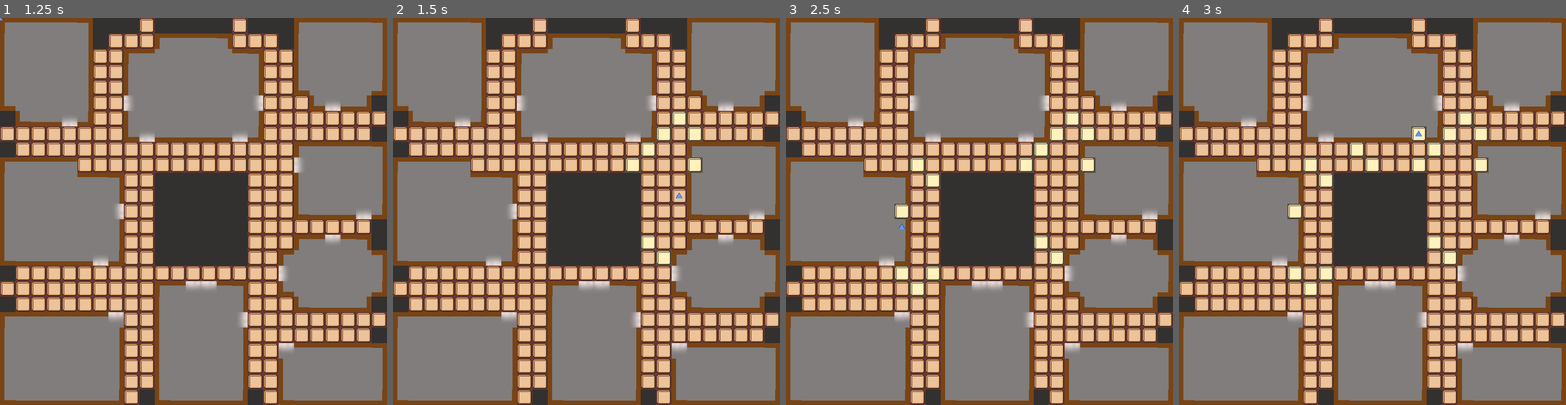
Above: before the commit, frames 1-4 (left to right).
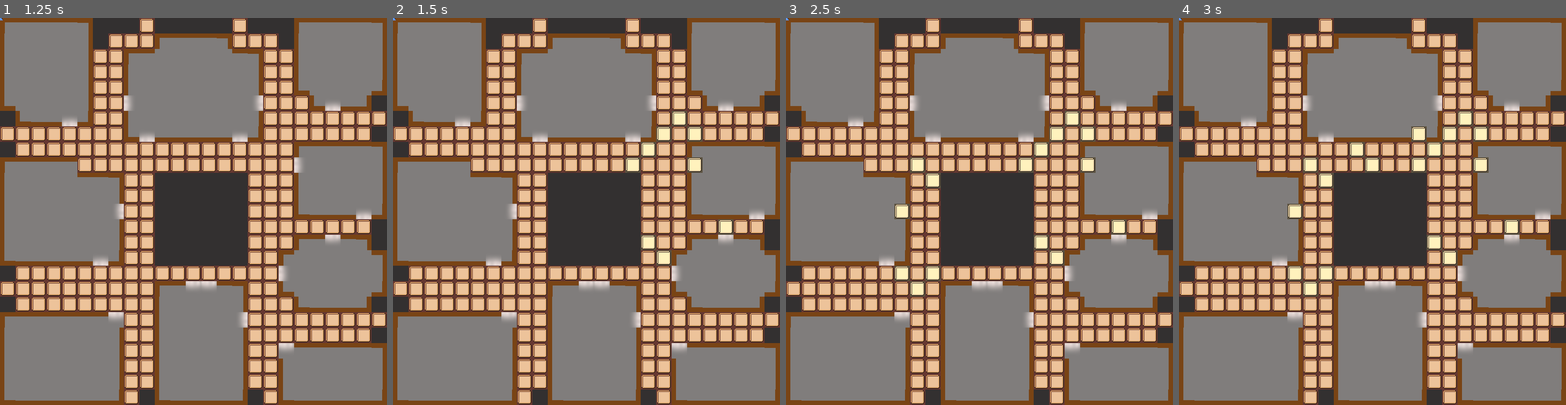
Above: after the commit, the same moments.

Repository: cmd-anurag/cluedo
Game: Godot game, scene res://main_menu.tscn
Same seed, same stepped clock (60 frames per second), same inputs: the game is played once before the commit and once after it.
Inputs (mouse positions are in pixels of both pictures, inside the frame that each line leads up to):
- Up to frame 1 (1.25 s): click "Start Game" at 0.5 s
- Up to frame 2 (1.5 s): tap Enter at 1.25 s; move the mouse to (671, 192) at 1.27 s; press the mouse at (671, 192) at 1.28 s
- Up to frame 3 (2.5 s): tap Space at 2 s; move the mouse to (902, 230) at 2.02 s; release the mouse at (902, 230) at 2.03 s; tap Middle mouse button (middle_click) at 2.1 s; click (902, 230) at 2.3 s
- Up to frame 4 (3 s): tap Enter at 2.75 s; move the mouse to (1411, 126) at 2.77 s; press the mouse at (1411, 126) at 2.78 s

Frame 1 is identical in both runs. In frame 2, 0.2% of the frame differs, in the area x 0-88%, y 0-56%; in frame 3, 0.2%; in frame 4, 0.2%.

Commit message:
refactor + basic turn based path gen

Diff:
--- /dev/null
+++ b/board/Board.gd
@@ -0,0 +1,15 @@
+extends TileMapLayer
+
+@onready var pathFinder = preload("res://board/Pathfinding.gd").new();
+signal cell_clicked(cell: Vector2i);
+
+func _input(event: InputEvent) -> void:
+	if event.is_action_pressed("mouse_left_click"):
+		var global_pos = get_global_mouse_position();
+		var cell = local_to_map(to_local(global_pos))
+		emit_signal('cell_clicked', cell);
+
+func highlight_destinations(start_cell: Vector2i, steps: int)->void:
+	var destinations = pathFinder.generate_destinations(self, start_cell, steps);
+	for cell in destinations:
+		set_cell(cell, 0, Vector2i(0,0))
--- /dev/null
+++ b/board/Pathfinding.gd
@@ -0,0 +1,41 @@
+extends Node
+
+func generate_destinations(tilemap: TileMapLayer, start: Vector2i, N: int) -> Array:
+    var queue: Array = []
+    var visited := {}
+    var results: Array = []
+    var dirs = [Vector2i(0, -1), Vector2i(0, 1), Vector2i(1, 0), Vector2i(-1, 0)]
+
+    for d in dirs:
+        var nb = start + d
+        if not is_valid(tilemap, nb): continue
+        visited[nb] = true
+        queue.append({"cell": nb, "depth": 1})
+
+    while queue.size() > 0:
+        var item = queue.pop_front()
+        var cell: Vector2i = item["cell"]
+        var depth: int = item["depth"]
+
+        var td = tilemap.get_cell_tile_data(cell)
+        if td.get_custom_data("is_door"):
+            if depth <= N:
+                results.append(cell)
+            continue
+        if depth == N:
+            results.append(cell)
+            continue
+
+        for d in dirs:
+            var nb = cell + d
+            if not is_valid(tilemap, nb) or visited.has(nb): continue
+            visited[nb] = true
+            queue.append({"cell": nb, "depth": depth + 1})
+
+    return results
+
+func is_valid(tilemap, cell: Vector2i) -> bool:
+    if cell.x < 0 or cell.y < 0 or cell.x >= 25 or cell.y >= 25:
+        return false
+    var data = tilemap.get_cell_tile_data(cell)
+    return data != null and data.get_custom_data("is_walkable")
--- a/board.tscn
+++ b/board/board.tscn
@@ -1,10 +1,10 @@
-[gd_scene load_steps=18 format=4 uid="uid://d28jw10tkoas5"]
+[gd_scene load_steps=19 format=4 uid="uid://d28jw10tkoas5"]
 
+[ext_resource type="Script" uid="uid://6lsg6g63kmbt" path="res://board/Board.gd" id="1_cjkqk"]
 [ext_resource type="Texture2D" uid="uid://m3rgu44qsug4" path="res://tiles/highlighted_cell.png" id="1_jqgjh"]
 [ext_resource type="Texture2D" uid="uid://32e7y7kg6c2o" path="res://tiles/cell.png" id="1_p0ybc"]
 [ext_resource type="Script" uid="uid://bo5ney7ic4662" path="res://camera_2d.gd" id="1_vf5bc"]
-[ext_resource type="Script" uid="uid://b4wxg0cygchqm" path="res://main_board.gd" id="2_psm7c"]
-[ext_resource type="PackedScene" uid="uid://dulb1lttgabf2" path="res://player_blue.tscn" id="3_8l818"]
+[ext_resource type="PackedScene" uid="uid://dulb1lttgabf2" path="res://player/player_blue.tscn" id="3_8l818"]
 [ext_resource type="Texture2D" uid="uid://clos81tlsl2jg" path="res://tiles/Door.png" id="3_c4ttu"]
 [ext_resource type="Texture2D" uid="uid://b2tfayfe457xx" path="res://tiles/outside.png" id="3_vf5bc"]
 [ext_resource type="Texture2D" uid="uid://buvu3wnib84qd" path="res://tiles/Room.png" id="4_mgc1s"]
@@ -77,6 +77,6 @@
 [node name="main_board" type="TileMapLayer" parent="."]
 tile_map_data = PackedByteArray("AAAAAAYAAgAAAAAAAAAAAAkACAAAAAAAAAABAAkABwAAAAAAAAACAAkABwAAAAAAAAADAAkABwAAAAAAAAAEAA …(9920 unchanged characters)…
 tile_set = SubResource("TileSet_8l818")
-script = ExtResource("2_psm7c")
+script = ExtResource("1_cjkqk")
 
 [node name="player_blue" parent="." instance=ExtResource("3_8l818")]
--- /dev/null
+++ b/game_manager.gd
@@ -0,0 +1,18 @@
+extends Node2D
+
+@onready var board = $Board/main_board
+@onready var turn_manager = $TurnManager
+@onready var player1 = $Player1
+@onready var player2 = $Player2
+
+func _ready() -> void:
+	player1.playername = "John";
+	player2.playername = "Doe";
+
+	board.cell_clicked.connect(cell_clicked_handler);
+	turn_manager.start_game([player1, player2]);
+
+func cell_clicked_handler(cell: Vector2i):
+	var current_player = turn_manager.get_current_player()
+	current_player.on_cell_clicked(board, cell)
+	turn_manager.next_turn()
--- /dev/null
+++ b/game_manager.tscn
@@ -0,0 +1,21 @@
+[gd_scene load_steps=5 format=3 uid="uid://depw103lnbvk5"]
+
+[ext_resource type="PackedScene" uid="uid://d28jw10tkoas5" path="res://board/board.tscn" id="1_70yv6"]
+[ext_resource type="Script" uid="uid://skkda8u67wlk" path="res://game_manager.gd" id="1_smx3j"]
+[ext_resource type="Script" uid="uid://dqowy2ud2jmmy" path="res://turn_manager.gd" id="3_d5upp"]
+[ext_resource type="Script" uid="uid://lowuv2ns8nkk" path="res://player/PlayerController.gd" id="3_o2178"]
+
+[node name="GameManager" type="Node2D"]
+script = ExtResource("1_smx3j")
+
+[node name="Board" parent="." instance=ExtResource("1_70yv6")]
+script = null
+
+[node name="TurnManager" type="Node" parent="."]
+script = ExtResource("3_d5upp")
+
+[node name="Player1" type="Node2D" parent="."]
+script = ExtResource("3_o2178")
+
+[node name="Player2" type="Node2D" parent="."]
+script = ExtResource("3_o2178")
--- a/main_board.gd
+++ /dev/null
@@ -1,82 +0,0 @@
-extends TileMapLayer
-
-var player : Sprite2D
-var target : Vector2
-
-func _ready() -> void:
-	player = $"../player_blue"
-
-func _input(event: InputEvent) -> void:
-	if(event.is_action_pressed("mouse_left_click")):
-		target = get_global_mouse_position()
-		print(target)
-		print(local_to_map(to_local(target)))
-
-		player.position = to_global(map_to_local(local_to_map(to_local(target))))
-
-		var start_cell = local_to_map(to_local(target))
-
-
-		var destinations = generate_destinations(start_cell, 5)
-		for cell in destinations:
-			set_cell(cell, 0, Vector2i(0,0))
-			print(cell)
-
-
-
-func generate_destinations(start: Vector2i, N: int) -> Array:
-	var queue: Array = []
-	var visited := {}
-	var results: Array = []
-
-	var dirs = [
-		Vector2i(0, -1),
-		Vector2i(0, 1),
-		Vector2i(1, 0),
-		Vector2i(-1, 0),
-	]
-
-	for d in dirs:
-		var nb = start + d
-		if nb.x < 0 or nb.y < 0 or nb.x >= 21 or nb.y >= 21:
-			continue
-
-		var td = get_cell_tile_data(nb)
-		if td == null or not td.get_custom_data("is_walkable"):
-			continue
-
-		visited[nb] = true
-		queue.append({"cell": nb, "depth": 1})
-
-	while queue.size() > 0:
-		var item = queue.pop_front()
-		var cell: Vector2i = item["cell"]
-		var depth: int = item["depth"]
-
-		var td = get_cell_tile_data(cell)
-		var is_door = td.get_custom_data("is_door")
-
-		if is_door:
-			if depth <= N:
-				results.append(cell)
-			continue
-
-		if depth == N:
-			results.append(cell)
-			continue
-
-		for d in dirs:
-			var nb = cell + d
-			if nb.x < 0 or nb.y < 0 or nb.x >= 21 or nb.y >= 21:
-				continue
-			if visited.has(nb):
-				continue
-
-			var data = get_cell_tile_data(nb)
-			if data == null or not data.get_custom_data("is_walkable"):
-				continue
-
-			visited[nb] = true
-			queue.append({"cell": nb, "depth": depth + 1})
-
-	return results
--- a/main_menu.gd
+++ b/main_menu.gd
@@ -3,7 +3,7 @@
 
 func _on_start_pressed() -> void:
 	print("Start pressed")
-	get_tree().change_scene_to_file("res://board.tscn")
+	get_tree().change_scene_to_file("res://game_manager.tscn")
 
 func _on_exit_pressed() -> void:
 	print("Exit pressed")
--- /dev/null
+++ b/player/PlayerController.gd
@@ -0,0 +1,22 @@
+extends Node2D
+
+var current_cell: Vector2i
+var is_active: bool= false;
+var playername: String;
+
+@export var steps: int = 5;
+
+func start_turn():
+    is_active = true;
+    print(playername + " turn started");
+
+func end_turn():
+    is_active = false;
+    print(playername + "turn ended");
+
+
+func on_cell_clicked(board, cell: Vector2i):
+    if not is_active:
+        return;
+    print(playername + " clicked on cell: ", cell)
+    board.highlight_destinations(cell, steps);
--- /dev/null
+++ b/turn_manager.gd
@@ -0,0 +1,18 @@
+extends Node
+
+var players: Array = [];
+
+var currentIndex := 0;
+
+func start_game(player_list: Array):
+	players = player_list;
+	currentIndex = 0;
+	players[currentIndex].start_turn();
+
+func next_turn():
+	players[currentIndex].end_turn();
+	currentIndex = (currentIndex + 1) % players.size()
+	players[currentIndex].start_turn();
+
+func get_current_player():
+	return players[currentIndex];
Not shown, added: board/Board.gd.uid
Not shown, added: board/Pathfinding.gd.uid
Not shown, added: game_manager.gd.uid
Not shown, removed: main_board.gd.uid
Not shown, added: player/PlayerController.gd.uid
Renamed: player_blue.tscn -> player/player_blue.tscn
Not shown, added: turn_manager.gd.uid
